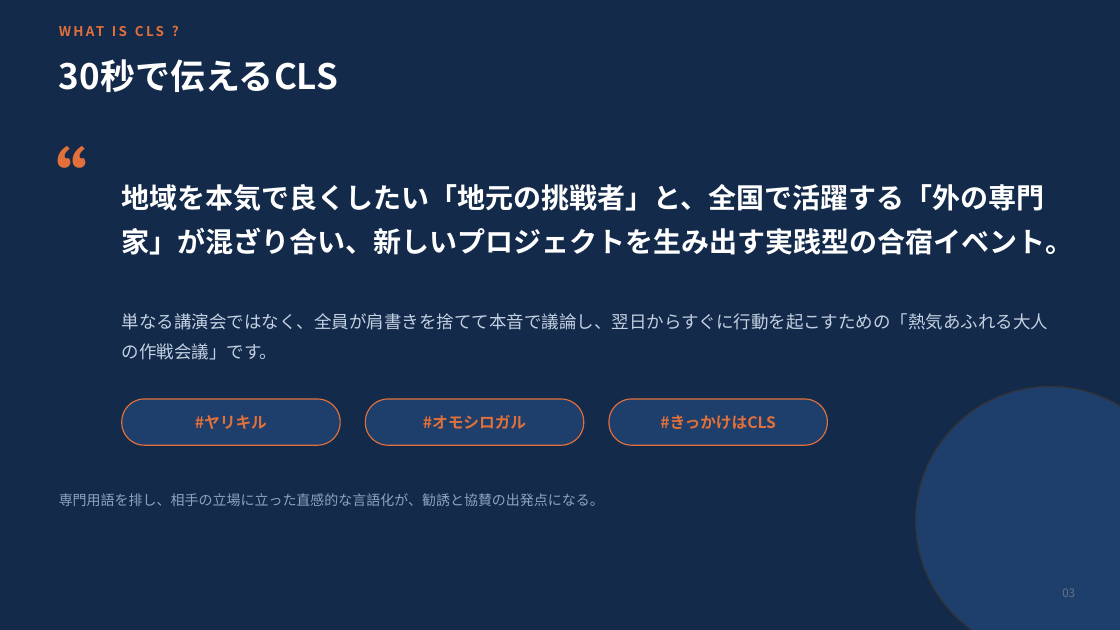
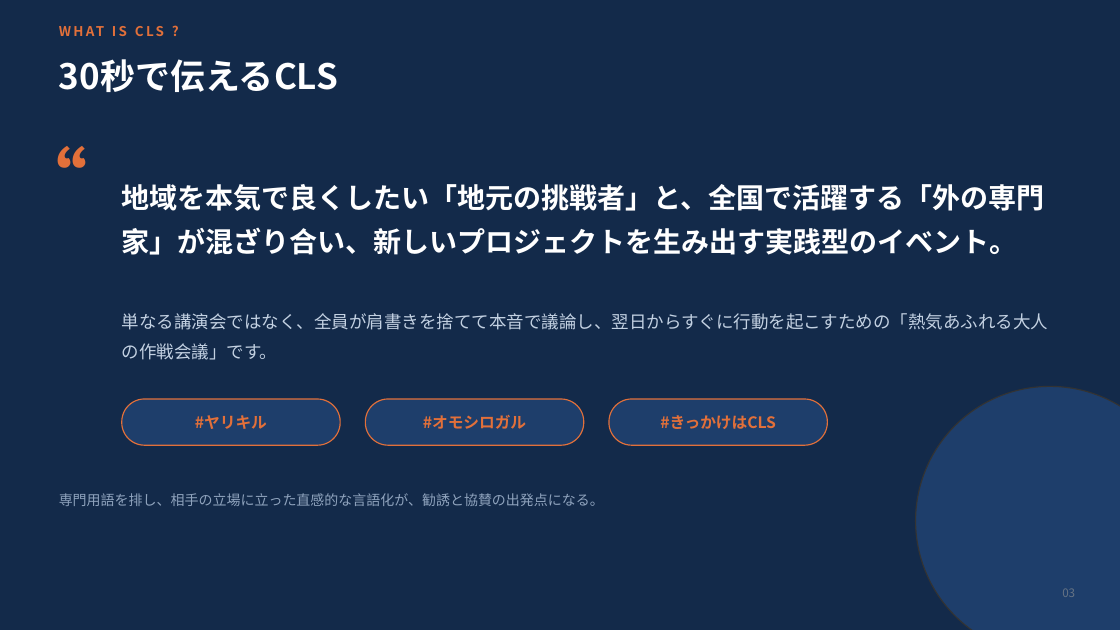
Before and after one commit to RyoWakabayashi/cls-beppu, a slide deck: slide 3 of docs/meetings/20260816/CLS別府第2回企画立案.pptx. Drawn at 1120x630 pixels with LibreOffice and Linux fonts; fonts in the diff are those of the drawing. Boxes give left, top, right and bottom in pixels: in the first picture for what was removed or moved away, otherwise in the second. Text is boxed around its words. In the diff, an @@ line names an element or a change of style, - is before the commit and + after.

```diff
--- a/docs/meetings/20260816/CLS別府第2回企画立案.pptx
+++ b/docs/meetings/20260816/CLS別府第2回企画立案.pptx
@@ text at <box>122,184,1045,255</box>: text changed @@
-地域を本気で良くしたい「地元の挑戦者」と、全国で活躍する「外の専門家」が混ざり合い、新しいプロジェクトを生み出す実践型の合宿イベント。
+地域を本気で良くしたい「地元の挑戦者」と、全国で活躍する「外の専門家」が混ざり合い、新しいプロジェクトを生み出す実践型のイベント。
```
Also in this commit, not shown: 11 other slides changed, 1 slide added, 2 other files.
